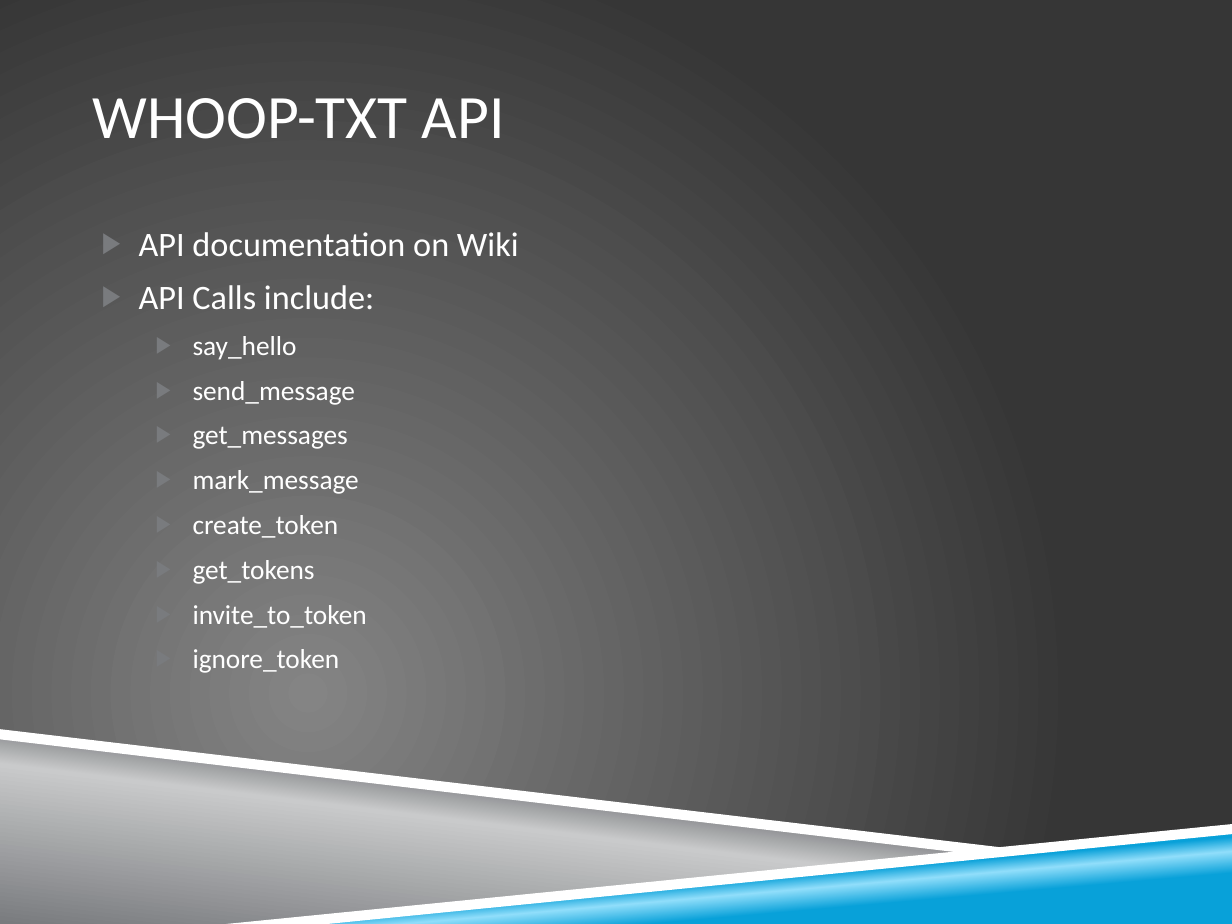
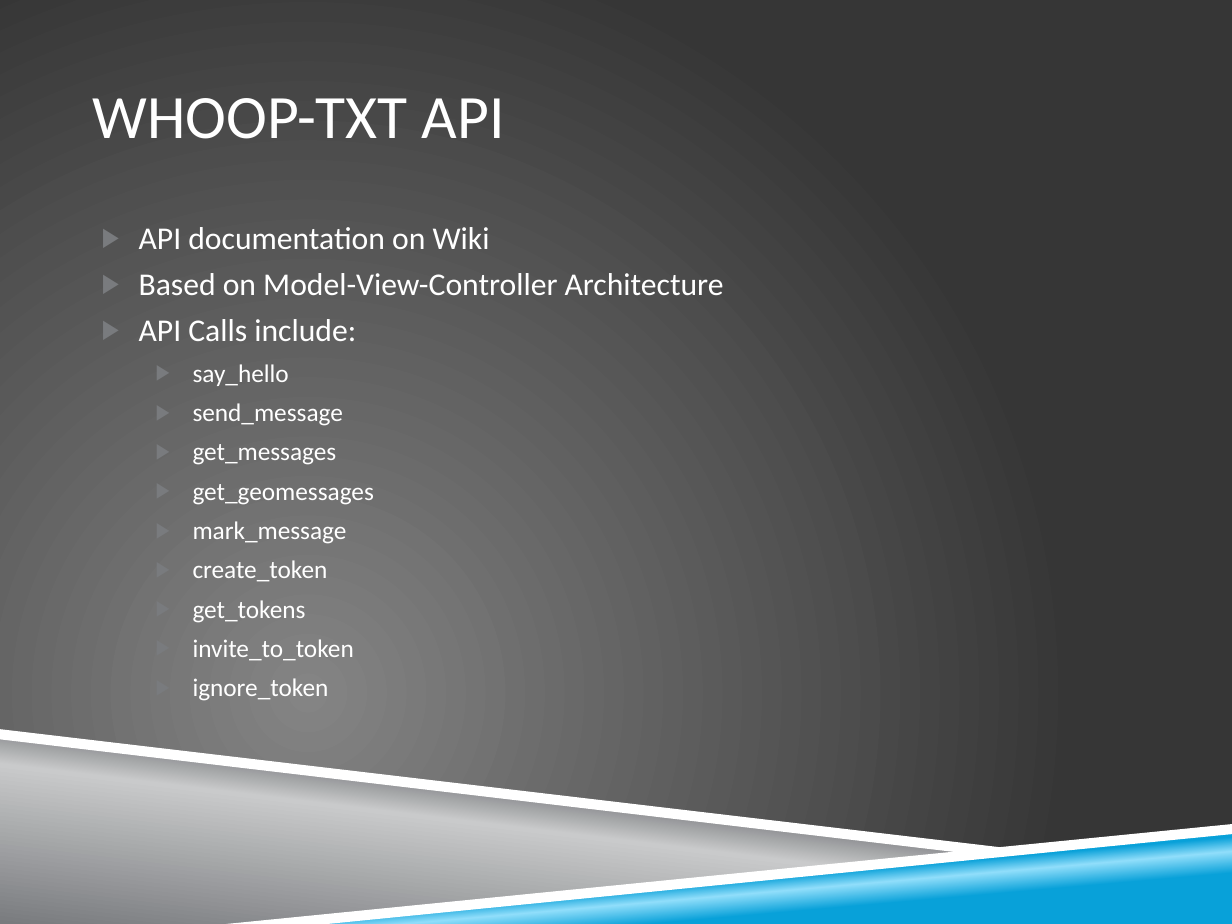
Before and after one commit to zkhalapyan/whoop-txt, a slide deck: slide 13 of doc/final_presentation.pptx (slide 14 before the commit). Drawn at 1232x924 pixels with LibreOffice and Linux fonts; fonts in the diff are those of the drawing; background and template pictures are left out. Boxes give left, top, right and bottom in pixels: in the first picture for what was removed or moved away, otherwise in the second. Text is boxed around its words. In the diff, an @@ line names an element or a change of style, - is before the commit and + after.

```diff
--- a/doc/final_presentation.pptx
+++ b/doc/final_presentation.pptx
@@ text at (x1=139, y1=227, x2=490, y2=700): size 20 to 18.5 pt in "API documentation on Wiki", "API Calls include:"; size 16 to 14.8 pt in "say_hello", "send_message", "get_messages", "mark_message" and 4 more places; line spacing 1 to 0.9 @@
@@ text at (x1=139, y1=273, x2=724, y2=295): paragraph added @@
+▶ Based on Model-View-Controller Architecture
@@ text at (x1=193, y1=484, x2=374, y2=505): paragraph added @@
+  ▶ get_geomessages
```
Also in this commit, not shown: 5 other slides changed, 1 slide removed.
